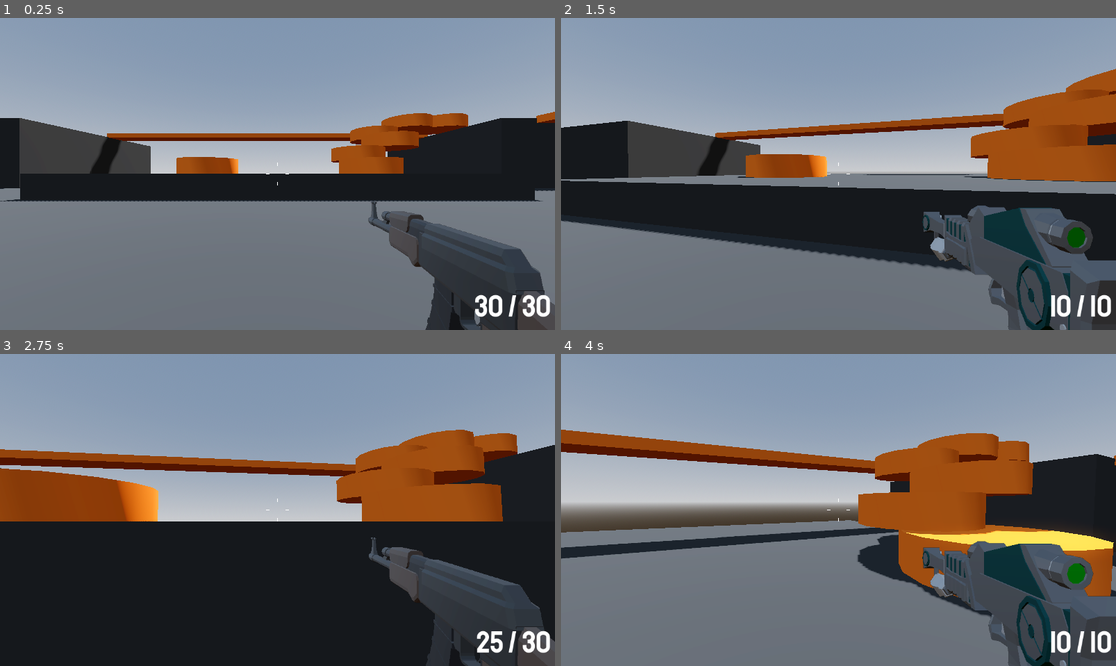
Above: before the commit, frames 1-4 (two rows, left to right).
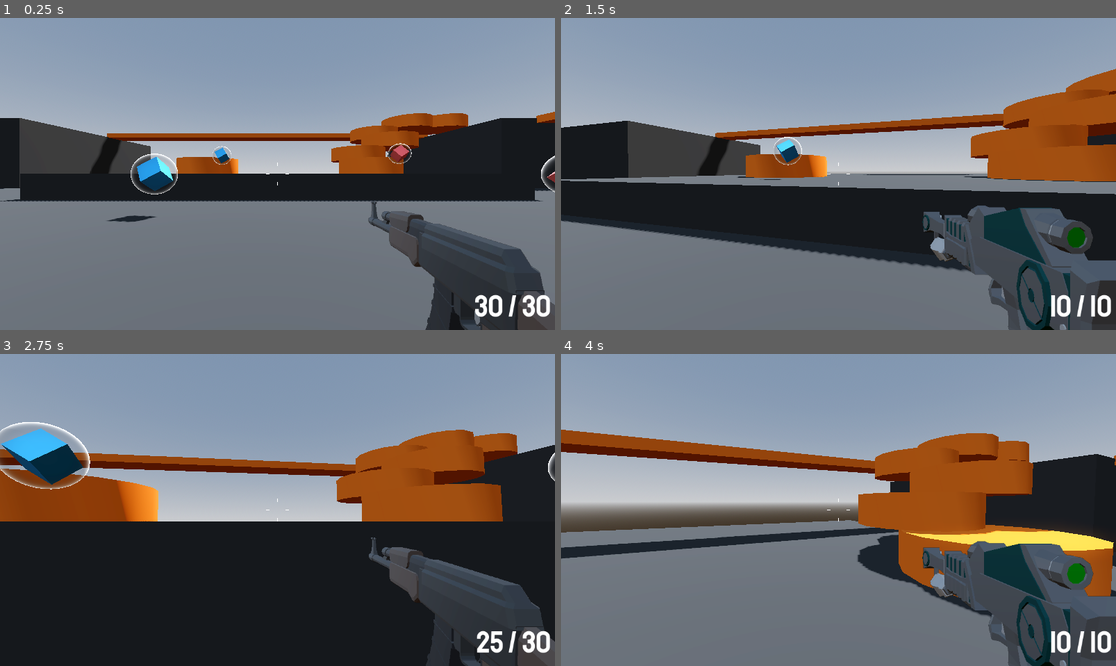
Above: after the commit, the same moments.

Repository: ivdobry/retro-fps
Game: Godot game, scene res://levels/sandbox.tscn
Two runs of this game, one before a commit and one after it. Both use one fixed random seed, a clock stepped at 60 frames per second and the inputs below.
Inputs (mouse positions are in pixels of both pictures, inside the frame that each line leads up to):
- Up to frame 1 (0.25 s): no input
- Up to frame 2 (1.5 s): move the mouse to (866, 174) at 0.52 s; press the mouse at (866, 174) at 0.53 s; hold W (move_forward) from 0.53 s (still down); tap Space (jump) at 0.77 s; move the mouse to (810, 174) at 1.27 s; release the mouse at (810, 174) at 1.28 s; tap Mouse wheel down (last_weapon) at 1.35 s
- Up to frame 3 (2.75 s): keep holding W (move_forward); tap Space (jump) at 1.52 s; move the mouse to (288, 503) at 2.02 s; hold Mouse wheel up (next_weapon) from 2.03 s (still down)
- Up to frame 4 (4 s): keep holding W (move_forward); move the mouse to (832, 516) at 2.77 s; release Mouse wheel up (next_weapon) at 2.78 s; tap 1 (weapon_1) at 2.85 s; tap Space (jump) at 3.02, 3.77 s; move the mouse to (877, 513) at 3.52 s; hold 2 (weapon_2) from 3.53 s (still down)

The runs differ from the first frame. In frame 1, 1.1% of the frame differs, in the area x 19-100%, y 40-66%; in frame 2, 0.2%; in frame 3, 1.9%, in the area x 0-100%, y 21-44%; in frame 4, nothing differs.

Commit message:
Add ammo pickups.

Diff:
--- /dev/null
+++ b/Pickups/FresnelAura.tres
@@ -0,0 +1,31 @@
+[gd_resource type="VisualShader" load_steps=2 format=3 uid="uid://qa46k86gxhkp"]
+
+[sub_resource type="VisualShaderNodeFresnel" id="VisualShaderNodeFresnel_6hayq"]
+default_input_values = [2, false, 3, 2.0]
+
+[resource]
+code = "shader_type spatial;
+render_mode blend_mix, depth_draw_opaque, depth_test_default, cull_back, diffuse_lambert, specular_schlick_ggx;
+
+
+
+
+void fragment() {
+// Fresnel:2
+	float n_in2p3 = 2.00000;
+	float n_out2p0 = pow(1.0 - clamp(dot(NORMAL, VIEW), 0.0, 1.0), n_in2p3);
+
+
+// Output:0
+	ALBEDO = vec3(n_out2p0);
+	ALPHA = n_out2p0;
+	EMISSION = vec3(n_out2p0);
+
+
+}
+"
+nodes/vertex/0/position = Vector2(1160, 320)
+nodes/fragment/0/position = Vector2(1120, 180)
+nodes/fragment/2/node = SubResource("VisualShaderNodeFresnel_6hayq")
+nodes/fragment/2/position = Vector2(580, 240)
+nodes/fragment/connections = PackedInt32Array(2, 0, 0, 1, 2, 0, 0, 0, 2, 0, 0, 5)
--- /dev/null
+++ b/Pickups/bullet_pickup.tscn
@@ -0,0 +1,13 @@
+[gd_scene load_steps=3 format=3 uid="uid://dccgh46vocgr1"]
+
+[ext_resource type="PackedScene" uid="uid://cfn6jrerpwo83" path="res://Pickups/pickup.tscn" id="1_swloh"]
+
+[sub_resource type="StandardMaterial3D" id="StandardMaterial3D_o2u5s"]
+albedo_color = Color(1, 0.4117647, 0.40784314, 1)
+
+[node name="BulletPickup" instance=ExtResource("1_swloh")]
+amount = 10
+
+[node name="AmmoMesh" parent="." index="0"]
+transform = Transform3D(0.7071067, -0.7071067, 0, 0.49999994, 0.49999994, -0.7071067, 0.49999994, 0.49999994, 0.7071067, 0, 0, 0)
+material_override = SubResource("StandardMaterial3D_o2u5s")
--- /dev/null
+++ b/Pickups/pickup.gd
@@ -0,0 +1,9 @@
+extends Area3D
+
+@export var ammo_type: AmmoHandler.ammo_type
+@export var amount: int = 20
+
+func _on_body_entered(body: Node3D) -> void:
+	if body.is_in_group("player"):
+		body.ammo_handler.add_ammo(ammo_type, amount)
+		queue_free()
--- /dev/null
+++ b/Pickups/pickup.tscn
@@ -0,0 +1,75 @@
+[gd_scene load_steps=10 format=3 uid="uid://cfn6jrerpwo83"]
+
+[ext_resource type="Script" uid="uid://b6qlbk5ybm7od" path="res://Pickups/pickup.gd" id="1_0pywb"]
+[ext_resource type="Shader" uid="uid://qa46k86gxhkp" path="res://Pickups/FresnelAura.tres" id="2_vx7qd"]
+
+[sub_resource type="BoxMesh" id="BoxMesh_j6dbu"]
+size = Vector3(0.5, 0.5, 0.5)
+
+[sub_resource type="SphereShape3D" id="SphereShape3D_j6dbu"]
+radius = 1.0
+
+[sub_resource type="Animation" id="Animation_0pywb"]
+resource_name = "idle"
+loop_mode = 1
+tracks/0/type = "value"
+tracks/0/imported = false
+tracks/0/enabled = true
+tracks/0/path = NodePath("AmmoMesh:rotation")
+tracks/0/interp = 1
+tracks/0/loop_wrap = true
+tracks/0/keys = {
+"times": PackedFloat32Array(0, 1),
+"transitions": PackedFloat32Array(-2, -2),
+"update": 0,
+"values": [Vector3(0.7853982, 0, 0.7853982), Vector3(0.7853982, 6.2831855, 0.7853982)]
+}
+
+[sub_resource type="Animation" id="Animation_vx7qd"]
+length = 0.001
+tracks/0/type = "value"
+tracks/0/imported = false
+tracks/0/enabled = true
+tracks/0/path = NodePath("AmmoMesh:rotation")
+tracks/0/interp = 1
+tracks/0/loop_wrap = true
+tracks/0/keys = {
+"times": PackedFloat32Array(0),
+"transitions": PackedFloat32Array(1),
+"update": 0,
+"values": [Vector3(0.7853982, 0, 0.7853982)]
+}
+
+[sub_resource type="AnimationLibrary" id="AnimationLibrary_x5h4h"]
+_data = {
+&"RESET": SubResource("Animation_vx7qd"),
+&"idle": SubResource("Animation_0pywb")
+}
+
+[sub_resource type="ShaderMaterial" id="ShaderMaterial_x5h4h"]
+render_priority = 0
+shader = ExtResource("2_vx7qd")
+
+[sub_resource type="SphereMesh" id="SphereMesh_0pywb"]
+
+[node name="Pickup" type="Area3D"]
+script = ExtResource("1_0pywb")
+
+[node name="AmmoMesh" type="MeshInstance3D" parent="."]
+transform = Transform3D(0.70710677, -0.70710677, 0, 0.49999997, 0.49999997, -0.70710677, 0.49999997, 0.49999997, 0.70710677, 0, 0, 0)
+mesh = SubResource("BoxMesh_j6dbu")
+
+[node name="CollisionShape3D" type="CollisionShape3D" parent="."]
+shape = SubResource("SphereShape3D_j6dbu")
+
+[node name="AnimationPlayer" type="AnimationPlayer" parent="."]
+libraries = {
+&"": SubResource("AnimationLibrary_x5h4h")
+}
+autoplay = "idle"
+
+[node name="FresnelAura" type="MeshInstance3D" parent="."]
+material_override = SubResource("ShaderMaterial_x5h4h")
+mesh = SubResource("SphereMesh_0pywb")
+
+[connection signal="body_entered" from="." to="." method="_on_body_entered"]
--- /dev/null
+++ b/Pickups/small_bullet_pickup.tscn
@@ -0,0 +1,14 @@
+[gd_scene load_steps=3 format=3 uid="uid://0vwb64b00vyg"]
+
+[ext_resource type="PackedScene" uid="uid://cfn6jrerpwo83" path="res://Pickups/pickup.tscn" id="1_wtluv"]
+
+[sub_resource type="StandardMaterial3D" id="StandardMaterial3D_0qiok"]
+albedo_color = Color(0.23137255, 0.6627451, 1, 1)
+
+[node name="SmallBulletPickup" instance=ExtResource("1_wtluv")]
+ammo_type = 1
+amount = 30
+
+[node name="AmmoMesh" parent="." index="0"]
+transform = Transform3D(0.7071067, -0.7071067, 0, 0.49999994, 0.49999994, -0.7071067, 0.49999994, 0.49999994, 0.7071067, 0, 0, 0)
+material_override = SubResource("StandardMaterial3D_0qiok")
--- a/levels/sandbox.tscn
+++ b/levels/sandbox.tscn
@@ -1,9 +1,11 @@
-[gd_scene load_steps=9 format=3 uid="uid://clf1p1rvfbl6s"]
+[gd_scene load_steps=11 format=3 uid="uid://clf1p1rvfbl6s"]
 
 [ext_resource type="Material" uid="uid://b6308liv581h3" path="res://levels/materials/gray_material.tres" id="1_85hcc"]
 [ext_resource type="PackedScene" uid="uid://cyirl1tqlicjn" path="res://player/player.tscn" id="1_wfhpi"]
 [ext_resource type="Material" uid="uid://dnxlie8lm61rc" path="res://levels/materials/orange_material.tres" id="3_7he1i"]
 [ext_resource type="PackedScene" uid="uid://dnxi21j5j7mby" path="res://enemy/enemy.tscn" id="4_7he1i"]
+[ext_resource type="PackedScene" uid="uid://dccgh46vocgr1" path="res://Pickups/bullet_pickup.tscn" id="5_gck8l"]
+[ext_resource type="PackedScene" uid="uid://0vwb64b00vyg" path="res://Pickups/small_bullet_pickup.tscn" id="6_llpag"]
 
 [sub_resource type="ProceduralSkyMaterial" id="ProceduralSkyMaterial_poddw"]
 sky_horizon_color = Color(0.66224277, 0.6717428, 0.6867428, 1)
@@ -229,3 +231,17 @@
 
 [node name="Enemy" parent="." instance=ExtResource("4_7he1i")]
 transform = Transform3D(1, 0, 0, 0, 1, 0, 0, 0, 1, -7, 1, 16)
+
+[node name="Pickups" type="Node3D" parent="."]
+
+[node name="BulletPickup" parent="Pickups" instance=ExtResource("5_gck8l")]
+transform = Transform3D(1, 0, 0, 0, 1, 0, 0, 0, 1, 6, 1, -4)
+
+[node name="SmallBulletPickup" parent="Pickups" instance=ExtResource("6_llpag")]
+transform = Transform3D(1, 0, 0, 0, 1, 0, 0, 0, 1, -3, 1, -5)
+
+[node name="BulletPickup2" parent="Pickups" instance=ExtResource("5_gck8l")]
+transform = Transform3D(1, 0, 0, 0, 1, 0, 0, 0, 1, 6, 2, -10)
+
+[node name="SmallBulletPickup2" parent="Pickups" instance=ExtResource("6_llpag")]
+transform = Transform3D(1, 0, 0, 0, 1, 0, 0, 0, 1, -3, 2, -11)
--- a/player/ammo_handler.gd
+++ b/player/ammo_handler.gd
@@ -26,5 +26,11 @@
 		ammo_storage[type] -= 1
 		update_ammo_label(type)
 
+func add_ammo(type: ammo_type, amount: int) -> void:
+	ammo_storage[type] += amount
+	if ammo_storage[type] > max_ammo[type]:
+		ammo_storage[type] = max_ammo[type]
+	update_ammo_label(type)
+
 func update_ammo_label(type: ammo_type) -> void:
 	ammo_label.text = str(ammo_storage[type]) + " / " + str(max_ammo[type])
--- a/player/player.gd
+++ b/player/player.gd
@@ -20,6 +20,7 @@
 @onready var camera_pivot: Node3D = $CameraPivot
 @onready var damage_animation_player: AnimationPlayer = $DamageTexture/DamageAnimationPlayer
 @onready var game_over_menu: Control = $GameOverMenu
+@onready var ammo_handler: AmmoHandler = %AmmoHandler
 
 func _ready() -> void:
 	Input.mouse_mode = Input.MOUSE_MODE_CAPTURED
--- a/player/player.tscn
+++ b/player/player.tscn
@@ -132,6 +132,7 @@
 ammo_handler = NodePath("../../AmmoHandler")
 
 [node name="AmmoHandler" type="Node" parent="SubViewportContainer/SubViewport/WeaponCamera" node_paths=PackedStringArray("ammo_label")]
+unique_name_in_owner = true
 script = ExtResource("6_hg6s5")
 ammo_label = NodePath("../../../../MarginContainer/AmmoLabel")
 
Not shown, added: Pickups/pickup.gd.uid
